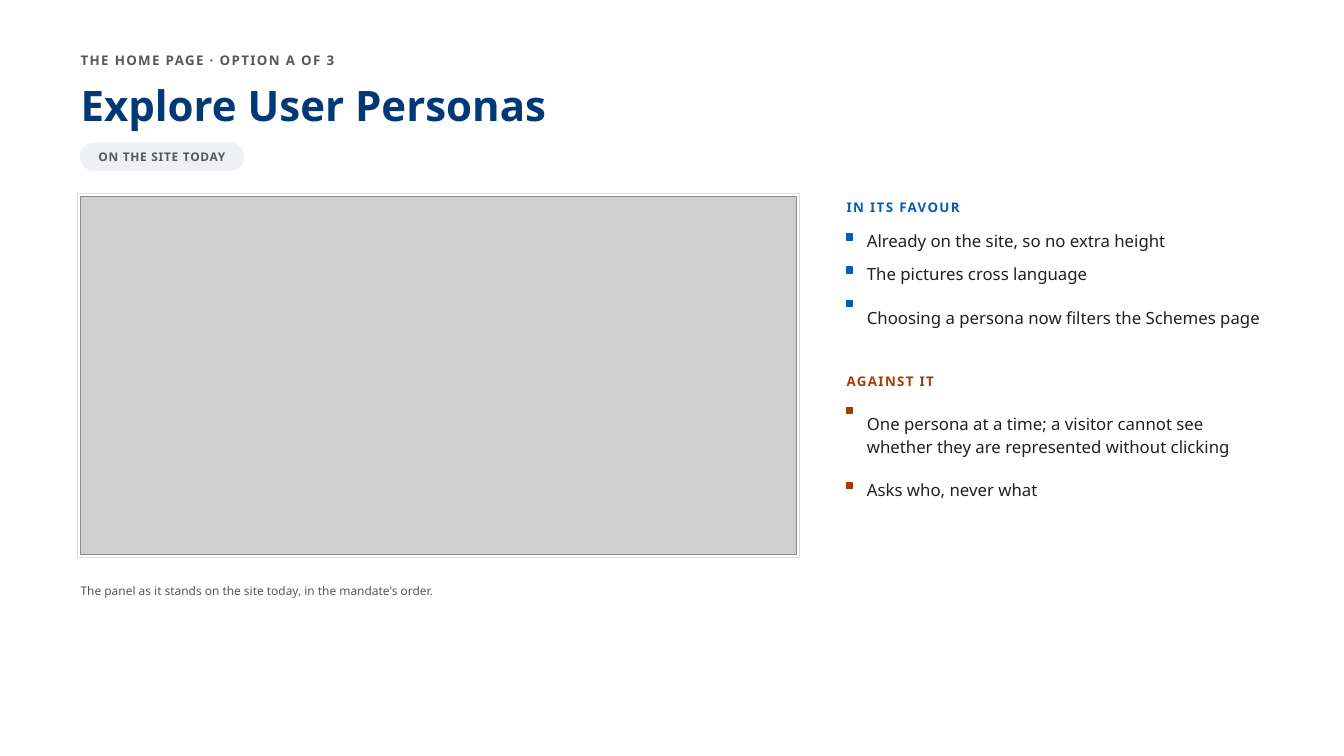
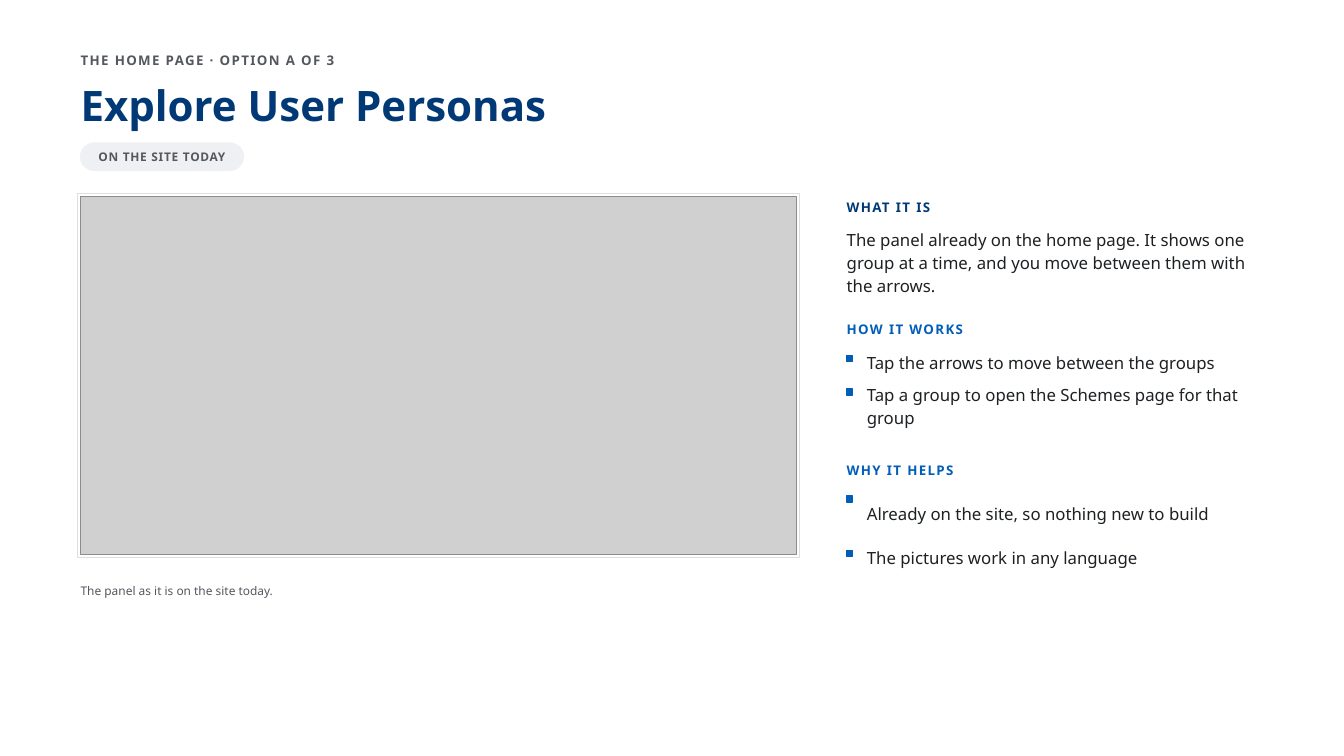
Before and after one commit to AkashShivanand/mosje, a slide deck: slide 4 of docs/plans/MoSJE-Service-Discovery-Options.pptx. Drawn at 1344x756 pixels with LibreOffice and Linux fonts; fonts in the diff are those of the drawing; grey boxes stand for pictures. Boxes give left, top, right and bottom in pixels: in the first picture for what was removed or moved away, otherwise in the second. Text is boxed around its words. In the diff, an @@ line names an element or a change of style, - is before the commit and + after.

Commit message:
feat(service-discovery): the deck in plain words, the earlier Schemes layouts, and a data-sources report
The option pages lose their verdicts, as the review asked: each says what
the option is, how it works and why it helps, in words a school-leaver can
read. The Two Questions answer shows both choices, three schemes with a
View details link each and no apply button, and one link to the Schemes
page filtered to the same answers. One Tap opens with a band for the one
portal or helpline the Department runs for the chosen group, where it has
one, with a link only where the site answered when checked. The scheme
type comes off every card and row: every scheme here is centrally backed.

The two Schemes-page options return to the layouts from before the review
with the review's asks applied — two filters, no counts, greyed filters,
paged results — reading every field from the master, with the row of
faces on one grid and a fixed label height so it aligns.

docs/research/service-discovery-data-sources.md is generated from the
master: every group, kind of support, portal, link and scheme with its
source, the link checks of 9 September, and what is still unverified.
Both before/after pages now carry their pictures inside the file. The
renderer draws a video's poster frame so the PDF shows every screen.

```diff
--- a/docs/plans/MoSJE-Service-Discovery-Options.pptx
+++ b/docs/plans/MoSJE-Service-Discovery-Options.pptx
@@ text at (x1=847, y1=197, x2=1263, y2=219): text changed; text colour #005EB9 to #003975 @@
-IN ITS FAVOUR
+WHAT IT IS
@@ rectangle removed at (x1=847, y1=234, x2=853, y2=240) @@
@@ text added at (x1=847, y1=233, x2=1245, y2=292), 12 pt, text #1E2124 @@
+The panel already on the home page. It shows one group at a time, and you move between them with the arrows.
@@ text at (x1=847, y1=324, x2=883, y2=334): text changed; size 12 to 9.5 pt; text colour #1E2124 to #005EB9; bold on @@
-Already on the site, so no extra height
+HOW IT WORKS
@@ text at (x1=867, y1=356, x2=1215, y2=373): text changed @@
-The pictures cross language
+Tap the arrows to move between the groups
@@ text at (x1=867, y1=388, x2=1238, y2=428): text changed @@
-Choosing a persona now filters the Schemes page
+Tap a group to open the Schemes page for that group
@@ text at (x1=847, y1=465, x2=953, y2=475): text changed; text colour #A43A00 to #005EB9 @@
-AGAINST IT
+WHY IT HELPS
@@ 3 rectangles moved together from (x1=847, y1=267, x2=853, y2=413) to (x1=847, y1=356, x2=853, y2=502) @@
@@ rectangle at (x1=847, y1=496, x2=853, y2=502): fill #A43A00 to #005EB9; outline #A43A00 1 pt to #005EB9 1 pt @@
@@ text at (x1=867, y1=507, x2=1209, y2=524): text changed @@
-One persona at a time; a visitor cannot see whether they are represented without clicking
+Already on the site, so nothing new to build
@@ rectangle moved from (x1=847, y1=483, x2=853, y2=489) to (x1=847, y1=551, x2=853, y2=557) @@
@@ rectangle at (x1=847, y1=551, x2=853, y2=557): fill #A43A00 to #005EB9; outline #A43A00 1 pt to #005EB9 1 pt @@
@@ text at (x1=867, y1=551, x2=1137, y2=568): text changed @@
-Asks who, never what
+The pictures work in any language
@@ text at (x1=81, y1=586, x2=273, y2=598): text changed @@
-The panel as it stands on the site today, in the mandate's order.
+The panel as it is on the site today.
```
Also in this commit, not shown: 11 other slides changed, 59 other files.
